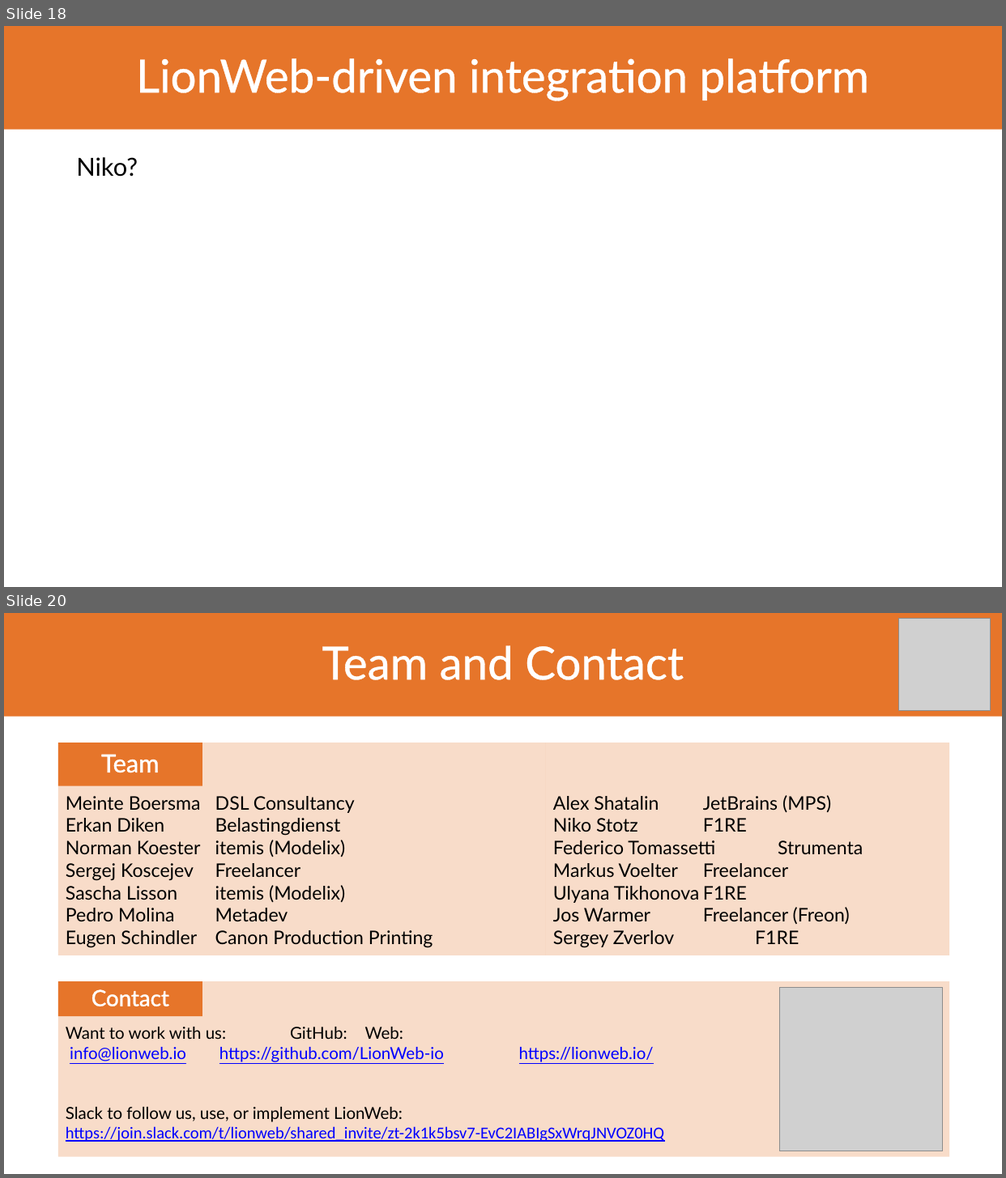
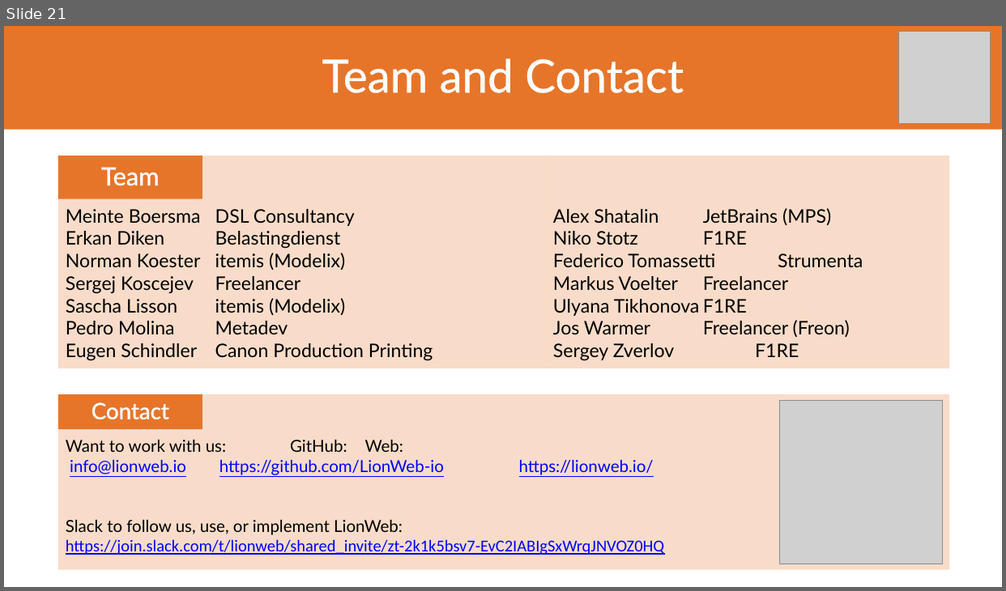
Before and after one commit to LionWeb-io/specification, a slide deck: conference-talks/LangDev/2026/LangDev 2026 Talk.pptx. Shown one above the other, each under a label of ours: slides 18 and 20 before the commit, slide 21 after it; the slides between them are not shown. The pictures are 1006x1178 and 1006x591 pixels, drawn with LibreOffice and Linux fonts; fonts in the diff are those of the drawing; grey boxes stand for pictures; background and template pictures are left out. Boxes give left, top, right and bottom in pixels: in the first picture for what was removed or moved away, otherwise in the second. Text is boxed around its words. In the diff, an @@ line names an element or a change of style, - is before the commit and + after.

```diff
--- a/conference-talks/LangDev/2026/LangDev 2026 Talk.pptx
+++ b/conference-talks/LangDev/2026/LangDev 2026 Talk.pptx
@@ slide 18 removed at (4,26,1002,587), background #FFFFFF @@
@@ title removed at (4,26,1002,130) @@
-LionWeb-driven integration platform
@@ text removed at (76,157,138,177) @@
-Niko?
@@ what was slide 20 is now slide 21 @@
```
Also in this commit, not shown: 3 slides added, 1 other slide removed, 1 other file.
